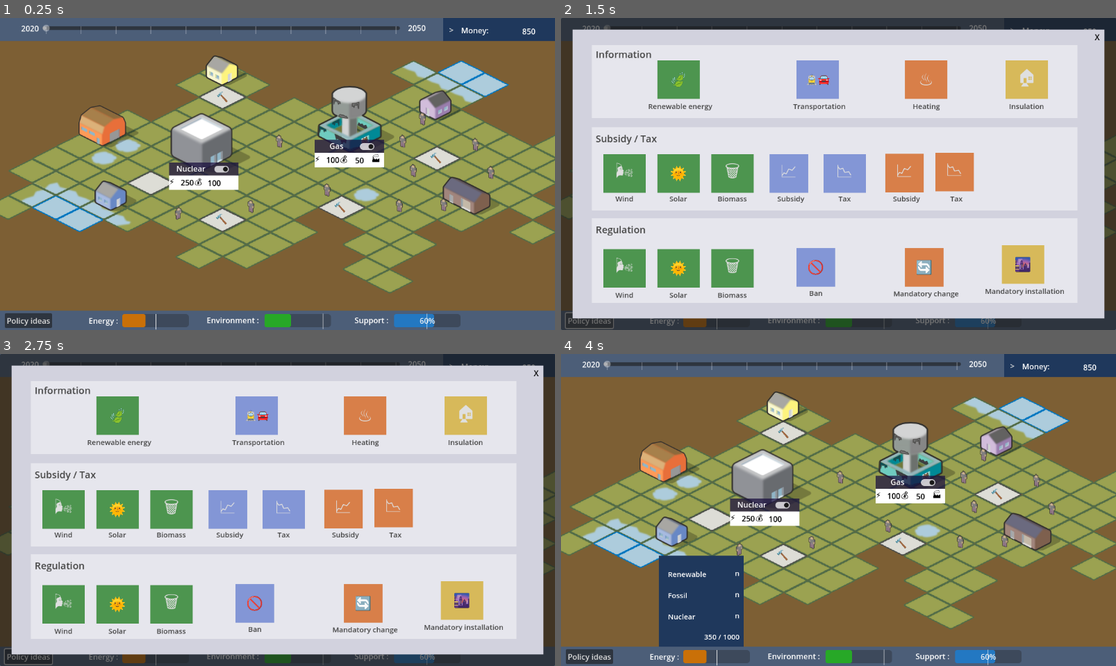
Above: before the commit, frames 1-4 (two rows, left to right).
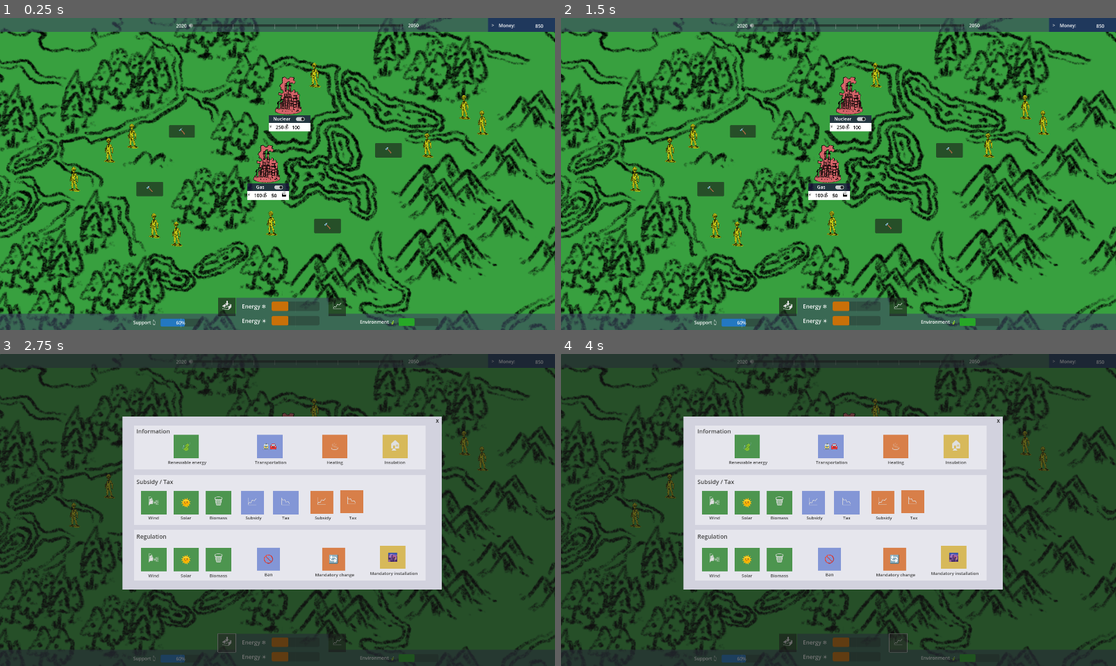
Above: after the commit, the same moments.

Repository: astonedf/SURE_PoC
Game: Godot game, scene res://Scenes/world.tscn
The game is run twice, just before and just after one commit, with the same random seed, the same clock (stepped at 60 frames per second) and the same inputs.
Inputs (mouse positions are in pixels of both pictures, inside the frame that each line leads up to):
- Up to frame 1 (0.25 s): no input
- Up to frame 2 (1.5 s): click (699, 317) at 0.52 s; click (588, 320) at 1.25 s, where only the run before the commit has a clickable "Policy ideas"
- Up to frame 3 (2.75 s): click (227, 644) at 2 s, where only the run after the commit has a clickable "📥"
- Up to frame 4 (4 s): click "X" at 2.75 s; click (899, 644) at 3.5 s, where only the run after the commit has a clickable "📈"

The runs differ from the first frame. In frame 1, 99% of the frame differs, in the area x 0-100%, y 0-100%; in frame 2, 96%; in frame 3, 72%; in frame 4, 98%.

Commit message:
test with sketches

Diff:
--- a/SURE/Scenes/avatar.tscn
+++ b/SURE/Scenes/avatar.tscn
@@ -1,7 +1,7 @@
 [gd_scene load_steps=9 format=3 uid="uid://dsu6t86pxh6ch"]
 
 [ext_resource type="Script" path="res://src/avatar.gd" id="1_au3xk"]
-[ext_resource type="Texture2D" uid="uid://bcfq07hru45wv" path="res://Assets/People/people_1_a.png" id="1_vco17"]
+[ext_resource type="Texture2D" uid="uid://cuw1crsi88u68" path="res://Assets/Borja/230601_CH_SUREgame_SKETCHES-AVATAR2.png" id="2_jadaa"]
 [ext_resource type="Texture2D" uid="uid://drcw0kxf6hoqa" path="res://Assets/bubble.png" id="2_tk30j"]
 [ext_resource type="Texture2D" uid="uid://c77oa3o1151jn" path="res://taxcuts.PNG" id="4_es0ss"]
 [ext_resource type="Texture2D" uid="uid://cusbv626fci2u" path="res://union.PNG" id="5_qkthh"]
@@ -47,8 +47,9 @@
 script = ExtResource("1_au3xk")
 
 [node name="Sprite2D" type="Sprite2D" parent="."]
-texture_filter = 1
-texture = ExtResource("1_vco17")
+texture_filter = 2
+scale = Vector2(0.15, 0.15)
+texture = ExtResource("2_jadaa")
 
 [node name="Bubble" type="Sprite2D" parent="."]
 visible = false
--- a/SURE/Scenes/avatar_creation.tscn
+++ b/SURE/Scenes/avatar_creation.tscn
@@ -102,6 +102,7 @@
 texture = ExtResource("1_y3qam")
 
 [node name="Qs" type="Control" parent="."]
+visible = false
 anchors_preset = 0
 offset_right = 40.0
 offset_bottom = 40.0
@@ -203,7 +204,6 @@
 placeholder_text = "Name"
 
 [node name="Badges" parent="." instance=ExtResource("4_g8vnt")]
-visible = false
 layout_mode = 0
 offset_left = 124.0
 offset_top = 57.0
--- a/SURE/Scenes/build_button.tscn
+++ b/SURE/Scenes/build_button.tscn
@@ -6,8 +6,8 @@
 anchors_preset = 15
 anchor_right = 1.0
 anchor_bottom = 1.0
-offset_right = -1046.0
-offset_bottom = -613.0
+offset_right = -1776.0
+offset_bottom = -994.0
 grow_horizontal = 2
 grow_vertical = 2
 focus_mode = 0
@@ -16,16 +16,20 @@
 theme_override_colors/font_hover_color = Color(0.203922, 0.203922, 0.203922, 1)
 theme_override_font_sizes/font_size = 25
 text = "🔨"
-flat = true
 script = ExtResource("1_8bw42")
 button_list = [["name", 100, null], ["name", 50, null]]
 
-[node name="Control" type="VBoxContainer" parent="."]
+[node name="Control" type="Control" parent="."]
 visible = false
+anchors_preset = 0
+offset_right = 40.0
+offset_bottom = 40.0
+
+[node name="Control2" type="VBoxContainer" parent="Control"]
 layout_mode = 0
-offset_left = -51.0
 offset_top = 43.0
 offset_right = 139.0
-offset_bottom = 144.0
+offset_bottom = 231.0
+alignment = 1
 
 [connection signal="pressed" from="." to="." method="_on_pressed"]
--- a/SURE/Scenes/energy_bar.tscn
+++ b/SURE/Scenes/energy_bar.tscn
@@ -8,15 +8,16 @@
 offset_top = 8.0
 offset_right = 238.0
 offset_bottom = 34.0
+scale = Vector2(1.2, 1.2)
 size_flags_horizontal = 0
 text = "Energy :"
 script = ExtResource("1_8teth")
 
 [node name="Energy" type="ProgressBar" parent="."]
 layout_mode = 0
-offset_left = 70.0
+offset_left = 86.0
 offset_top = -2.0
-offset_right = 208.0
+offset_right = 224.0
 offset_bottom = 25.0
 theme_override_styles/fill = ExtResource("2_4gg5u")
 max_value = 1000.0
--- a/SURE/Scenes/energy_plant.tscn
+++ b/SURE/Scenes/energy_plant.tscn
@@ -1,7 +1,7 @@
 [gd_scene load_steps=5 format=3 uid="uid://ct4blqwh4y6ab"]
 
 [ext_resource type="Script" path="res://src/energy_plant.gd" id="1_kwxyt"]
-[ext_resource type="Texture2D" uid="uid://dss7fnknoqxtk" path="res://Assets/Buildings/barn_red_a.png" id="2_1cml2"]
+[ext_resource type="Texture2D" uid="uid://bpnyng7q0id2q" path="res://Assets/Borja/230601_CH_SUREgame_SKETCHES-POWERPLANT.png" id="3_4a6uo"]
 [ext_resource type="Texture2D" uid="uid://bg7vb5rl1redb" path="res://line-graph-example_27c5571306.jpg" id="3_j4eg8"]
 
 [sub_resource type="Theme" id="Theme_f6ssq"]
@@ -42,13 +42,15 @@
 scrollable = false
 
 [node name="Sprite2D" type="Sprite2D" parent="."]
-texture = ExtResource("2_1cml2")
+texture_filter = 2
+scale = Vector2(0.5, 0.5)
+texture = ExtResource("3_4a6uo")
 
 [node name="ColorRect" type="ColorRect" parent="."]
-offset_left = -88.0
-offset_top = 41.0
-offset_right = 56.0
-offset_bottom = 69.0
+offset_left = -68.0
+offset_top = 67.0
+offset_right = 76.0
+offset_bottom = 95.0
 color = Color(0.109804, 0.0705882, 0.25098, 0.74902)
 
 [node name="Label" type="Label" parent="ColorRect"]
@@ -61,10 +63,10 @@
 vertical_alignment = 1
 
 [node name="ColorRect2" type="ColorRect" parent="."]
-offset_left = -88.0
-offset_top = 68.0
-offset_right = 56.0
-offset_bottom = 98.0
+offset_left = -68.0
+offset_top = 94.0
+offset_right = 76.0
+offset_bottom = 124.0
 metadata/_edit_group_ = true
 
 [node name="Label" type="Label" parent="ColorRect2"]
@@ -113,10 +115,10 @@
 anchor_top = 0.5
 anchor_right = 0.5
 anchor_bottom = 0.5
-offset_left = -1.0
-offset_top = 43.0
-offset_right = 43.0
-offset_bottom = 67.0
+offset_left = 19.0
+offset_top = 69.0
+offset_right = 63.0
+offset_bottom = 93.0
 grow_horizontal = 2
 grow_vertical = 2
 focus_mode = 0
--- a/SURE/Scenes/ui.tscn
+++ b/SURE/Scenes/ui.tscn
@@ -34,17 +34,31 @@
 anchor_top = 1.0
 anchor_right = 1.0
 anchor_bottom = 1.0
+offset_top = -56.0
 grow_horizontal = 2
 grow_vertical = 0
-color = Color(0.298039, 0.368627, 0.470588, 1)
+color = Color(0.231373, 0.290196, 0.372549, 0.643137)
+
+[node name="ColorRect" type="ColorRect" parent="ColorRect"]
+layout_mode = 0
+offset_left = 816.0
+offset_top = -56.0
+offset_right = 1136.0
+color = Color(0.231373, 0.290196, 0.372549, 0.643137)
 
 [node name="Next" type="NinePatchRect" parent="ColorRect"]
 visible = false
-layout_mode = 0
-offset_left = 1009.0
-offset_top = 4.0
-offset_right = 1146.0
-offset_bottom = 38.0
+layout_mode = 1
+anchors_preset = 6
+anchor_left = 1.0
+anchor_top = 0.5
+anchor_right = 1.0
+anchor_bottom = 0.5
+offset_left = -137.0
+offset_top = -17.0
+offset_bottom = 17.0
+grow_horizontal = 0
+grow_vertical = 2
 texture = ExtResource("1_v6q86")
 region_rect = Rect2(-0.0526352, 0.0447845, 39.5526, 28.9552)
 patch_margin_left = 4
@@ -65,10 +79,12 @@
 
 [node name="EnergyBar" parent="ColorRect" instance=ExtResource("3_fm1y6")]
 layout_mode = 0
-offset_left = 184.0
-offset_top = 9.0
-offset_right = 246.0
-offset_bottom = 35.0
+offset_left = 837.0
+offset_top = -40.0
+offset_right = 920.0
+offset_bottom = -14.0
+text = "Energy ❄"
+metadata/_edit_group_ = true
 
 [node name="Info" parent="ColorRect/EnergyBar" instance=ExtResource("4_67rbh")]
 layout_mode = 1
@@ -81,20 +97,40 @@
 label3 = "Nuclear"
 max = 1000
 
+[node name="EnergyBar2" parent="ColorRect" instance=ExtResource("3_fm1y6")]
+layout_mode = 0
+offset_left = 837.0
+offset_top = 10.0
+offset_right = 920.0
+offset_bottom = 36.0
+text = "Energy ☀"
+metadata/_edit_group_ = true
+
+[node name="Info" parent="ColorRect/EnergyBar2" instance=ExtResource("4_67rbh")]
+layout_mode = 1
+offset_left = 19.0
+offset_top = -198.0
+offset_right = 184.708
+offset_bottom = -17.19
+label1 = "Renewable"
+label2 = "Fossil"
+label3 = "Nuclear"
+max = 1000
+
 [node name="Label2" type="Label" parent="ColorRect"]
 layout_mode = 2
-offset_left = 429.0
-offset_top = 8.0
-offset_right = 542.0
-offset_bottom = 34.0
+offset_left = 1245.0
+offset_top = 16.0
+offset_right = 1376.0
+offset_bottom = 42.0
 size_flags_horizontal = 0
-text = "Environment : "
+text = "Environment 🍃"
 
 [node name="Env" type="ProgressBar" parent="ColorRect/Label2"]
 layout_mode = 0
-offset_left = 120.0
+offset_left = 134.0
 offset_top = -1.0
-offset_right = 258.0
+offset_right = 272.0
 offset_bottom = 26.0
 tooltip_text = "Reach the goal by 2050 to attain net zero"
 theme_override_styles/fill = SubResource("StyleBoxFlat_ldrdn")
@@ -116,22 +152,23 @@
 grow_vertical = 1
 label1 = "Land use"
 label2 = "Pollution"
+label3 = "Biodiversity"
 max = 1000
 
 [node name="Label3" type="Label" parent="ColorRect"]
 layout_mode = 2
-offset_left = 736.0
-offset_top = 8.0
-offset_right = 829.0
-offset_bottom = 34.0
+offset_left = 461.0
+offset_top = 18.0
+offset_right = 554.0
+offset_bottom = 44.0
 size_flags_horizontal = 0
-text = "Support :"
+text = "Support 👆"
 
 [node name="Trust" type="ProgressBar" parent="ColorRect/Label3"]
 layout_mode = 0
-offset_left = 82.0
+offset_left = 95.0
 offset_top = -1.0
-offset_right = 220.0
+offset_right = 233.0
 offset_bottom = 26.0
 theme_override_styles/fill = SubResource("StyleBoxFlat_mru71")
 value = 60.0
@@ -155,20 +192,32 @@
 
 [node name="Button" type="Button" parent="ColorRect"]
 layout_mode = 0
-offset_left = 10.0
-offset_top = 5.0
-offset_right = 108.0
-offset_bottom = 36.0
-text = "Policy ideas"
+offset_left = 754.0
+offset_top = -56.0
+offset_right = 877.0
+offset_bottom = 56.0
+scale = Vector2(0.5, 0.5)
+theme_override_font_sizes/font_size = 70
+text = "📥"
+
+[node name="Button2" type="Button" parent="ColorRect"]
+layout_mode = 0
+offset_left = 1136.0
+offset_top = -56.0
+offset_right = 1259.0
+offset_bottom = 56.0
+scale = Vector2(0.5, 0.5)
+theme_override_font_sizes/font_size = 70
+text = "📈"
 
 [node name="ColorRect2" type="ColorRect" parent="."]
 custom_minimum_size = Vector2(0, 40)
 anchors_preset = -1
 anchor_right = 1.0
 anchor_bottom = 0.062
-offset_bottom = 7.824
+offset_bottom = -18.96
 grow_horizontal = 2
-color = Color(0.298039, 0.368627, 0.470588, 1)
+color = Color(0.231373, 0.290196, 0.372549, 0.643137)
 
 [node name="ColorRect" type="ColorRect" parent="ColorRect2"]
 visible = false
@@ -267,10 +316,10 @@
 
 [node name="HSlider" type="HSlider" parent="ColorRect2"]
 layout_mode = 0
-offset_left = 88.0
-offset_top = 13.0
-offset_right = 830.0
-offset_bottom = 29.0
+offset_left = 653.0
+offset_top = 18.0
+offset_right = 1395.0
+offset_bottom = 34.0
 editable = false
 scrollable = false
 tick_count = 11
@@ -316,5 +365,7 @@
 
 [connection signal="pressed" from="ColorRect/Next/NextTurn" to="." method="_on_label_pressed"]
 [connection signal="reached" from="ColorRect/EnergyBar" to="." method="_on_energy_bar_reached"]
+[connection signal="reached" from="ColorRect/EnergyBar2" to="." method="_on_energy_bar_reached"]
 [connection signal="pressed" from="ColorRect/Button" to="." method="_on_button_pressed"]
+[connection signal="pressed" from="ColorRect/Button2" to="." method="_on_button_pressed"]
 [connection signal="pressed" from="ColorRect2/MoneyUI" to="." method="_on_money_ui_pressed"]
--- a/SURE/Scenes/window.tscn
+++ b/SURE/Scenes/window.tscn
@@ -36,11 +36,12 @@
 
 [node name="ColorRect" type="ColorRect" parent="MarginContainer/Panel"]
 layout_mode = 0
-offset_left = 24.0
-offset_top = 24.0
-offset_right = 1128.0
-offset_bottom = 624.0
+offset_left = 424.0
+offset_top = 216.0
+offset_right = 1528.0
+offset_bottom = 816.0
 color = Color(0.823529, 0.823529, 0.870588, 1)
+metadata/_edit_group_ = true
 
 [node name="ColorRect" type="ColorRect" parent="MarginContainer/Panel/ColorRect"]
 layout_mode = 0
--- a/SURE/Scenes/world.tscn
+++ b/SURE/Scenes/world.tscn
@@ -1,16 +1,9 @@
-[gd_scene load_steps=14 format=3 uid="uid://c23oje7wdhlyi"]
+[gd_scene load_steps=7 format=3 uid="uid://c23oje7wdhlyi"]
 
 [ext_resource type="PackedScene" uid="uid://bppme8g1xtgg8" path="res://Scenes/tilemap.tscn" id="1_8jtqx"]
-[ext_resource type="Texture2D" uid="uid://bov80q4d8x5jl" path="res://Assets/Buildings/house_small_yellow_b.png" id="2_8wmjp"]
-[ext_resource type="Texture2D" uid="uid://dq5cdm6dllp74" path="res://Assets/Buildings/house_medium_brown_a.png" id="3_kes3l"]
-[ext_resource type="Texture2D" uid="uid://63w8wmwb21lk" path="res://Assets/Buildings/house_small_blue_b.png" id="4_uogwk"]
-[ext_resource type="Texture2D" uid="uid://dd4usnroeap8y" path="res://Assets/Buildings/warehouse_orange_b.png" id="5_ex311"]
-[ext_resource type="Texture2D" uid="uid://bpqqad3qr0s0a" path="res://Assets/Buildings/house_small_purple_a.png" id="6_8a8ec"]
+[ext_resource type="Texture2D" uid="uid://cy80yqth2kk8r" path="res://Assets/Borja/230601_CH_SUREgame_SKETCHES-MAP.png" id="1_a32ik"]
 [ext_resource type="PackedScene" uid="uid://ct4blqwh4y6ab" path="res://Scenes/energy_plant.tscn" id="7_6x5m2"]
-[ext_resource type="Texture2D" uid="uid://ywn3w3u7101f" path="res://Assets/Buildings/building_small_gray_b.png" id="8_7d7gc"]
 [ext_resource type="PackedScene" uid="uid://dsu6t86pxh6ch" path="res://Scenes/avatar.tscn" id="8_liuie"]
-[ext_resource type="Texture2D" uid="uid://cvdjme5hto1ao" path="res://Assets/People/people_1_b.png" id="8_wpqsw"]
-[ext_resource type="Texture2D" uid="uid://dfb8j0dgkthdj" path="res://Assets/Buildings/water_tower_b_damaged.png" id="9_swixi"]
 [ext_resource type="PackedScene" uid="uid://banvqdghwoj3p" path="res://Scenes/build_button.tscn" id="16_pnu0i"]
 
 [sub_resource type="Theme" id="Theme_mklkc"]
@@ -25,86 +18,64 @@
 mouse_filter = 1
 color = Color(0.489691, 0.374696, 0.205397, 1)
 
+[node name="Sprite2D" type="Sprite2D" parent="."]
+position = Vector2(-978, -283)
+scale = Vector2(2, 2)
+texture = ExtResource("1_a32ik")
+centered = false
+
 [node name="Tilemap" parent="." instance=ExtResource("1_8jtqx")]
+visible = false
 position = Vector2(-82, 88)
 scale = Vector2(0.75, 0.75)
 
 [node name="Props" type="Node2D" parent="."]
 
-[node name="BuildingMediumBlueA" type="Sprite2D" parent="Props"]
-position = Vector2(472, 109)
-texture = ExtResource("2_8wmjp")
-
-[node name="HouseMediumBrownA" type="Sprite2D" parent="Props"]
-position = Vector2(980, 369)
-texture = ExtResource("3_kes3l")
-
-[node name="HouseSmallBlueB" type="Sprite2D" parent="Props"]
-position = Vector2(242, 369)
-texture = ExtResource("4_uogwk")
-
-[node name="WarehouseOrangeB" type="Sprite2D" parent="Props"]
-position = Vector2(227, 225)
-scale = Vector2(0.75, 0.75)
-texture = ExtResource("5_ex311")
-
-[node name="HouseSmallPurpleA" type="Sprite2D" parent="Props"]
-position = Vector2(915, 181)
-texture = ExtResource("6_8a8ec")
-
-[node name="People1B" type="Sprite2D" parent="Props"]
-texture_filter = 1
-position = Vector2(370, 406)
-texture = ExtResource("8_wpqsw")
-
 [node name="Avatar" parent="Props" instance=ExtResource("8_liuie")]
-position = Vector2(521, 392)
+position = Vector2(379, 458)
 
 [node name="Avatar2" parent="Props" instance=ExtResource("8_liuie")]
-position = Vector2(679, 358)
+position = Vector2(612, 748)
 pol = 1
 
 [node name="Avatar3" parent="Props" instance=ExtResource("8_liuie")]
-position = Vector2(877, 210)
+position = Vector2(459, 409)
 pol = 1
 
 [node name="Avatar4" parent="Props" instance=ExtResource("8_liuie")]
-position = Vector2(921, 388)
+position = Vector2(1670, 363)
 pol = 3
 
 [node name="Avatar5" parent="Props" instance=ExtResource("8_liuie")]
-position = Vector2(858, 317)
+position = Vector2(1480, 441)
 pol = 3
 
 [node name="Avatar6" parent="Props" instance=ExtResource("8_liuie")]
-position = Vector2(829, 390)
+position = Vector2(940, 711)
 pol = 3
 
 [node name="Avatar7" parent="Props" instance=ExtResource("8_liuie")]
-position = Vector2(987, 263)
+position = Vector2(258, 558)
 pol = 3
 
 [node name="Avatar8" parent="Props" instance=ExtResource("8_liuie")]
-position = Vector2(1019, 321)
+position = Vector2(1090, 198)
 pol = 2
 
 [node name="Avatar9" parent="Props" instance=ExtResource("8_liuie")]
-position = Vector2(836, 256)
+position = Vector2(1608, 309)
 pol = 1
 
 [node name="Avatar10" parent="Props" instance=ExtResource("8_liuie")]
-position = Vector2(580, 256)
+position = Vector2(535, 719)
 pol = 1
 
 [node name="Nuclear" parent="." instance=ExtResource("7_6x5m2")]
-position = Vector2(439, 259)
+position = Vector2(998, 269)
 label_name = "Nuclear"
 energy = 250
 prod = 100
 metadata/_edit_group_ = true
-
-[node name="Sprite2D" parent="Nuclear" index="1"]
-texture = ExtResource("8_7d7gc")
 
 [node name="Label" parent="Nuclear/ColorRect" index="0"]
 text = "Nuclear"
@@ -113,15 +84,12 @@
 polygon = PackedVector2Array(-16, 65, -84, 31, -89, -28, -22, -64, 46, -31, 45, 28)
 
 [node name="Coal" parent="." instance=ExtResource("7_6x5m2")]
-position = Vector2(741, 212)
+position = Vector2(923, 505)
 label_name = "Gas"
 energy = 100
 prod = 50
 poll = true
 metadata/_edit_group_ = true
-
-[node name="Sprite2D" parent="Coal" index="1"]
-texture = ExtResource("9_swixi")
 
 [node name="Label" parent="Coal/ColorRect" index="0"]
 text = "Coal"
@@ -130,10 +98,10 @@
 polygon = PackedVector2Array(-10, 67, -80, 37, -83, 11, -54, -4, -49, -61, -13, -69, 18, -57, 17, -11, 51, 11, 54, 35)
 
 [node name="BuildSolar" parent="." instance=ExtResource("16_pnu0i")]
-offset_left = 414.0
-offset_top = 393.0
-offset_right = 506.0
-offset_bottom = 443.0
+offset_left = 472.0
+offset_top = 567.0
+offset_right = 564.0
+offset_bottom = 617.0
 mouse_default_cursor_shape = 2
 theme = SubResource("Theme_mklkc")
 theme_override_colors/font_pressed_color = Color(0.372549, 0.372549, 0.372549, 1)
@@ -141,32 +109,35 @@
 path = "farm"
 
 [node name="BuildWind" parent="." instance=ExtResource("16_pnu0i")]
-offset_left = 859.0
-offset_top = 266.0
-offset_right = 951.0
-offset_bottom = 316.0
+offset_left = 1298.0
+offset_top = 433.0
+offset_right = 1390.0
+offset_bottom = 483.0
 mouse_default_cursor_shape = 2
 theme_override_colors/font_pressed_color = Color(0.372549, 0.372549, 0.372549, 1)
 button_list = [["Wind Farm 100$", 100, 10, 0]]
 path = "farm"
 
 [node name="BuildHydro" parent="." instance=ExtResource("16_pnu0i")]
-offset_left = 660.0
-offset_top = 368.0
-offset_right = 752.0
-offset_bottom = 418.0
+offset_left = 1087.0
+offset_top = 695.0
+offset_right = 1179.0
+offset_bottom = 745.0
 mouse_default_cursor_shape = 2
 theme_override_colors/font_pressed_color = Color(0.372549, 0.372549, 0.372549, 1)
 button_list = [["200W Hydro 10 years", 200, 200], ["350W Hydro 15 years", 300, 350]]
 path = "build_process"
 
 [node name="BuildGas" parent="." instance=ExtResource("16_pnu0i")]
-offset_left = 438.0
-offset_top = 149.0
-offset_right = 486.0
-offset_bottom = 180.0
+offset_left = 585.0
+offset_top = 371.0
+offset_right = 674.0
+offset_bottom = 414.0
 button_list = [["Biomass Plant 100$", 100, 100, 100]]
 path = "energy_plant"
 
+[node name="Camera2D" type="Camera2D" parent="."]
+anchor_mode = 0
+
 [editable path="Nuclear"]
 [editable path="Coal"]
--- a/SURE/project.godot
+++ b/SURE/project.godot
@@ -21,6 +21,9 @@
 
 [display]
 
+window/size/viewport_width=1920
+window/size/viewport_height=1080
+window/size/mode=3
 window/per_pixel_transparency/allowed=true
 
 [dotnet]
Binary file added: SURE/Assets/Borja/230601_CH_SUREgame_SKETCHES-AVATAR1.png
Not shown, added: SURE/Assets/Borja/230601_CH_SUREgame_SKETCHES-AVATAR1.png.import
Binary file added: SURE/Assets/Borja/230601_CH_SUREgame_SKETCHES-AVATAR2.png
Not shown, added: SURE/Assets/Borja/230601_CH_SUREgame_SKETCHES-AVATAR2.png.import
Binary file added: SURE/Assets/Borja/230601_CH_SUREgame_SKETCHES-MAP.png
Not shown, added: SURE/Assets/Borja/230601_CH_SUREgame_SKETCHES-MAP.png.import
Binary file added: SURE/Assets/Borja/230601_CH_SUREgame_SKETCHES-POWERPLANT.png
Not shown, added: SURE/Assets/Borja/230601_CH_SUREgame_SKETCHES-POWERPLANT.png.import
Binary file added: SURE/Scenes/Screenshot (1070).png
Not shown, added: SURE/Scenes/Screenshot (1070).png.import
Binary file added: SURE/Scenes/Screenshot (1071).png
Not shown, added: SURE/Scenes/Screenshot (1071).png.import
